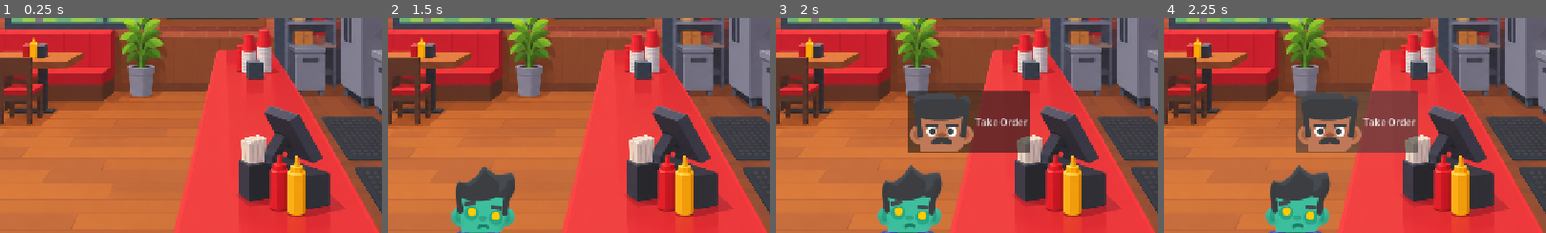
Above: before the commit, frames 1-4 (left to right).
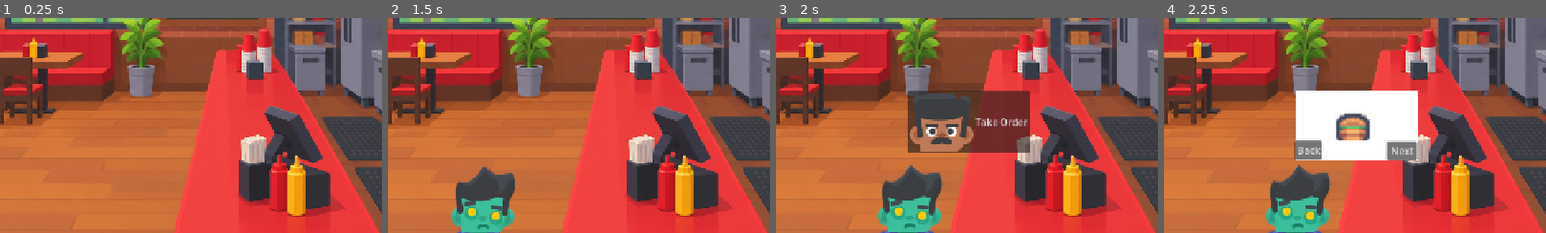
Above: after the commit, the same moments.

Repository: joelktom2/Astro-Burgers
Game: Godot game, scene res://main.tscn
The game is run twice, just before and just after one commit, with the same random seed, the same clock (stepped at 60 frames per second) and the same inputs.
Inputs:
- Up to frame 1 (0.25 s): no input
- Up to frame 2 (1.5 s): no input
- Up to frame 3 (2 s): no input
- Up to frame 4 (2.25 s): click "Take Order" at 2 s
The pictures show only the part of the screen within x 31-81%, y 31-81%; the shares and areas given below are measured in that part.

Frames 1-3 are identical in both runs. In frame 4, 10% of the frame differs, in the area x 34-67%, y 33-67%.

Commit message:
Added functionality to Take order button

Diff:
--- a/main.gd
+++ b/main.gd
@@ -27,5 +27,6 @@
 
 
 func _on_take_order_button_pressed() -> void:
-
+	$TakeOrderButton.visible = false
+	$Order.spawn($Customer.position + Vector2(0,-200))
 	pass # Replace with function body.
--- a/main.tscn
+++ b/main.tscn
@@ -5,6 +5,7 @@
 [ext_resource type="PackedScene" uid="uid://drousc5cl31r0" path="res://customer.tscn" id="2_1bvp3"]
 [ext_resource type="Texture2D" uid="uid://c8y7v2bwvyxdq" path="res://Art/counter-Area.png" id="3_lquwl"]
 [ext_resource type="Texture2D" uid="uid://dg0cdxqkbmxch" path="res://kenney_toon-characters/male chars/Parts HD/head.png" id="4_1bvp3"]
+[ext_resource type="PackedScene" uid="uid://cco3th6l7xdrj" path="res://order.tscn" id="6_7mycd"]
 
 [node name="Main" type="Node" unique_id=1100501397]
 script = ExtResource("1_h2yge")
@@ -40,4 +41,7 @@
 text = "Take Order"
 icon = ExtResource("4_1bvp3")
 
+[node name="Order" parent="." unique_id=434716368 instance=ExtResource("6_7mycd")]
+position = Vector2(-271, -316)
+
 [connection signal="pressed" from="TakeOrderButton" to="." method="_on_take_order_button_pressed"]
--- /dev/null
+++ b/order.gd
@@ -0,0 +1,26 @@
+extends Node2D
+@export var items:PackedScene
+var ticket: Array[String] = [] # stack of items
+
+# Called when the node enters the scene tree for the first time.
+func _ready() -> void:
+	pass # Replace with function body.
+
+
+# Called every frame. 'delta' is the elapsed time since the previous frame.
+func _process(delta: float) -> void:
+	pass
+
+func next():
+	var item_types = Array($Item.sprite_frames.get_animation_names())
+	var item_name = item_types.pick_random()
+	$Item.animation = item_name
+	ticket.append(item_name)
+	#$Item.play()
+
+func backward():
+	next() # need to make some sort of circular queue for this work
+
+func spawn(pos):
+	position = pos
+	show()
--- /dev/null
+++ b/order.tscn
@@ -0,0 +1,75 @@
+[gd_scene format=3 uid="uid://cco3th6l7xdrj"]
+
+[ext_resource type="Script" uid="uid://bjb6g2anb3yk0" path="res://order.gd" id="1_vdalh"]
+[ext_resource type="Texture2D" uid="uid://2acmfkuawyvb" path="res://Art/tilemap_packed.png" id="2_4o8cy"]
+
+[sub_resource type="AtlasTexture" id="AtlasTexture_k7pnm"]
+atlas = ExtResource("2_4o8cy")
+region = Rect2(180, 90, 18, 18)
+
+[sub_resource type="AtlasTexture" id="AtlasTexture_8jx6t"]
+atlas = ExtResource("2_4o8cy")
+region = Rect2(198, 90, 18, 18)
+
+[sub_resource type="AtlasTexture" id="AtlasTexture_k4d4t"]
+atlas = ExtResource("2_4o8cy")
+region = Rect2(216, 90, 18, 18)
+
+[sub_resource type="AtlasTexture" id="AtlasTexture_mko7j"]
+atlas = ExtResource("2_4o8cy")
+region = Rect2(36, 90, 18, 18)
+
+[sub_resource type="SpriteFrames" id="SpriteFrames_nceow"]
+animations = [{
+"frames": [{
+"duration": 1.0,
+"texture": SubResource("AtlasTexture_k7pnm")
+}, {
+"duration": 1.0,
+"texture": SubResource("AtlasTexture_8jx6t")
+}, {
+"duration": 1.0,
+"texture": SubResource("AtlasTexture_k4d4t")
+}],
+"loop": 1,
+"name": &"Burger",
+"speed": 5.0
+}, {
+"frames": [{
+"duration": 1.0,
+"texture": SubResource("AtlasTexture_mko7j")
+}],
+"loop": 1,
+"name": &"Drink",
+"speed": 5.0
+}]
+
+[node name="Order" type="Node2D" unique_id=434716368]
+script = ExtResource("1_vdalh")
+
+[node name="Background" type="ColorRect" parent="." unique_id=1170438473]
+offset_right = 204.0
+offset_bottom = 116.0
+
+[node name="Next" type="Button" parent="." unique_id=1403090699]
+offset_left = 153.0
+offset_top = 85.0
+offset_right = 204.0
+offset_bottom = 116.0
+text = "Next"
+
+[node name="Back" type="Button" parent="." unique_id=1067053666]
+offset_left = -1.0
+offset_top = 84.0
+offset_right = 44.0
+offset_bottom = 115.0
+text = "Back"
+
+[node name="Item" type="AnimatedSprite2D" parent="." unique_id=1126594673]
+position = Vector2(96, 52)
+scale = Vector2(3.5555556, 3.5555556)
+sprite_frames = SubResource("SpriteFrames_nceow")
+animation = &"Burger"
+
+[connection signal="pressed" from="Next" to="." method="next"]
+[connection signal="pressed" from="Back" to="." method="backward"]
Binary file added: Art/tilemap_packed.png
Not shown, added: Art/tilemap_packed.png.import
Not shown, added: order.gd.uid
